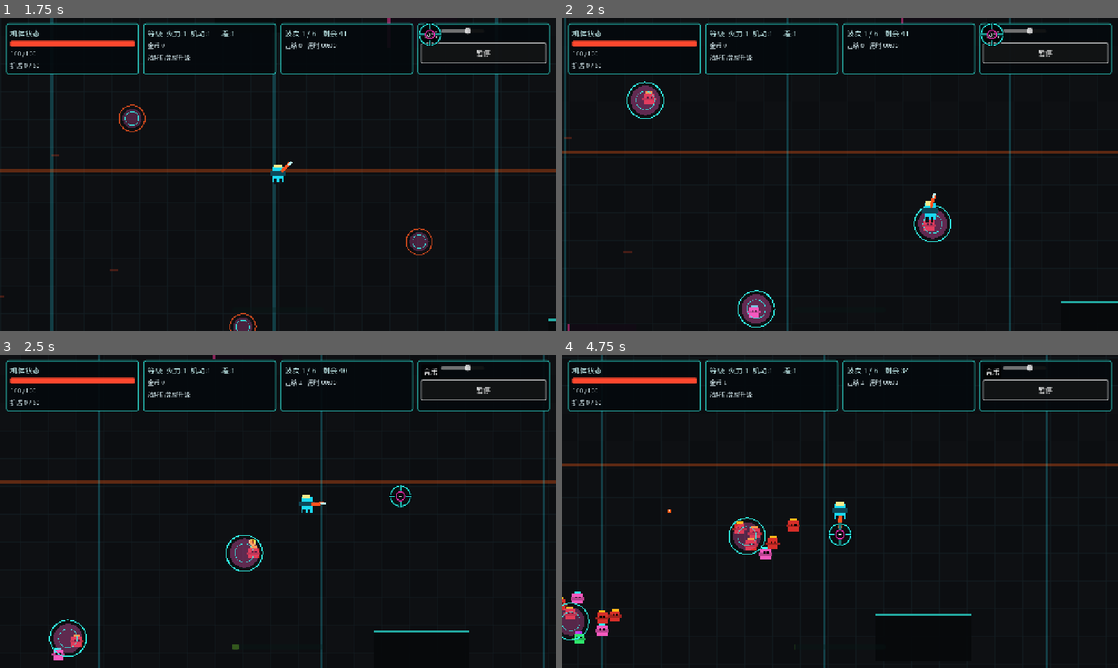
Above: before the commit, frames 1-4 (two rows, left to right).
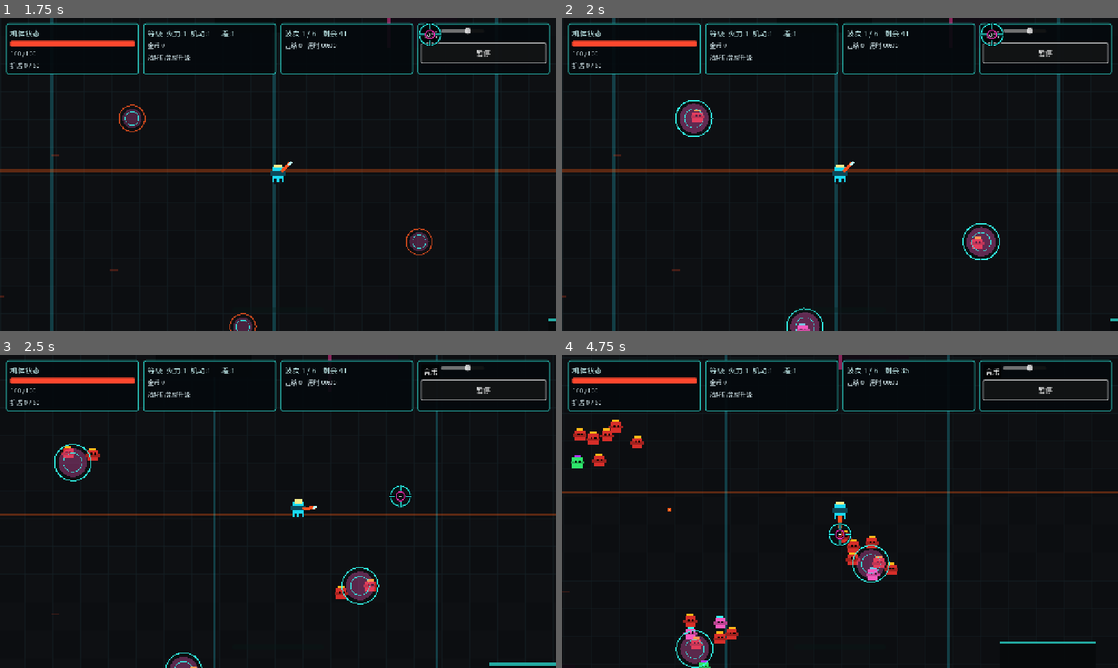
Above: after the commit, the same moments.

Repository: xiejiamincyq/2d-game
Game: Godot game, scene res://scenes/Main.tscn
Two runs of this game, one before a commit and one after it. Both use one fixed random seed, a clock stepped at 60 frames per second and the inputs below.
Inputs (mouse positions are in pixels of both pictures, inside the frame that each line leads up to):
- Up to frame 1 (1.75 s): click "开始清剿" at 0.5 s; click "音乐" at 1.25 s
- Up to frame 2 (2 s): no input
- Up to frame 3 (2.5 s): tap Enter at 2 s; move the mouse to (400, 495) at 2.02 s; hold D (move_right) from 2.03 s (still down); hold Right mouse button (dash_melee) from 2.03 s (still down); tap Space at 2.27 s
- Up to frame 4 (4.75 s): move the mouse to (728, 527) at 2.77 s; release D (move_right) at 2.78 s; release Right mouse button (dash_melee) at 2.78 s; hold S (move_down) 2.78-3.5 s; click (728, 527) at 2.85 s; tap Space at 3.02 s; click "继续" at 3.5 s; click "继续清剿" at 4.25 s

Frame 1 is identical in both runs. In frame 2, 7.3% of the frame differs, in the area x 0-100%, y 0-100%; in frame 3, 6.0%; in frame 4, 7.0%.

Commit message:
fix: prevent zero-input spawn displacement

Diff:
--- a/scripts/Main.gd
+++ b/scripts/Main.gd
@@ -493,6 +493,11 @@
 	]
 	match run_state:
 		RunState.PLAYING:
+			var camera := player.get_node_or_null("PlayerCamera") as Camera2D if player != null else null
+			if camera != null:
+				# A restored/spawned player may have moved while the camera was
+				# paused. Do not animate that setup correction as player movement.
+				camera.reset_smoothing()
 			ui.hide_start_screen()
 			ui.hide_settlement()
 			ui.hide_manual_pause()
--- a/scripts/actors/Player.gd
+++ b/scripts/actors/Player.gd
@@ -37,6 +37,8 @@
 const BASE_BODY_RADIUS: float = 13.0
 const BODY_RADIUS: float = BASE_BODY_RADIUS * PLAYER_SIZE_SCALE
 const PROJECTILE_SPAWN_OFFSET: float = 25.0 * PLAYER_SIZE_SCALE
+const PLAYER_COLLISION_LAYER: int = 2
+const PLAYER_COLLISION_MASK: int = 0
 const MAX_WEAPON_LINES: int = 8
 const MAX_FIRE_RATE_MULTIPLIER: float = 4.0
 const FAMILY_DAMAGE_PER_LEVEL: float = 1.05
@@ -105,6 +107,11 @@
 
 func _ready() -> void:
 	add_to_group("player")
+	# Enemy contact damage is resolved explicitly by attack distance. Keeping the
+	# player out of body collision prevents CharacterBody recovery from shoving
+	# an idle player when a newly spawned or charging enemy overlaps them.
+	collision_layer = PLAYER_COLLISION_LAYER
+	collision_mask = PLAYER_COLLISION_MASK
 	var shape := CollisionShape2D.new()
 	shape.name = "PlayerCollision"
 	var circle := CircleShape2D.new()
--- a/scripts/tests/MovementTest.gd
+++ b/scripts/tests/MovementTest.gd
@@ -2,6 +2,7 @@
 
 const MainScript = preload("res://scripts/Main.gd")
 const PlayerScript = preload("res://scripts/actors/Player.gd")
+const EnemyScript = preload("res://scripts/actors/Enemy.gd")
 const TestSupport = preload("res://scripts/tests/TestSupport.gd")
 
 var assertions := 0
@@ -64,6 +65,36 @@
 		player.queue_free()
 		await process_frame
 
+	var overlap_player: Node = PlayerScript.new()
+	overlap_player.world_bounds = Rect2(-1000.0, -1000.0, 2000.0, 2000.0)
+	root.add_child(overlap_player)
+	await process_frame
+	overlap_player.set_physics_process(false)
+	var overlapping_enemy: Node = EnemyScript.new()
+	overlapping_enemy.setup(EnemyScript.EnemyKind.SCRAPPER, 1, root, overlap_player)
+	root.add_child(overlapping_enemy)
+	overlapping_enemy.set_physics_process(false)
+	overlapping_enemy.global_position = Vector2(10.0, 0.0)
+	await physics_frame
+	var overlap_spawn_position: Vector2 = overlap_player.global_position
+	overlap_player._update_movement(Vector2.ZERO)
+	if not _assert_true(
+		overlap_player.global_position == overlap_spawn_position,
+		"zero-input collision recovery displaced the player from its spawn position"
+	):
+		return
+	var health_before_contact: float = overlap_player.health.current_health
+	overlapping_enemy._update_melee_attack(0.0, overlap_player, 10.0)
+	overlapping_enemy._update_melee_attack(overlapping_enemy.attack_windup, overlap_player, 10.0)
+	if not _assert_true(
+		overlap_player.health.current_health < health_before_contact,
+		"collision isolation disabled explicit enemy contact damage"
+	):
+		return
+	overlapping_enemy.queue_free()
+	overlap_player.queue_free()
+	await process_frame
+
 	var scene: Node = MainScript.new()
 	root.add_child(scene)
 	await process_frame
@@ -84,6 +115,15 @@
 	if not _assert_true(scene.player.global_position.x > 0.0, "spawn input guard did not release after a neutral movement frame"):
 		return
 	var camera: Camera2D = scene.player.get_node("PlayerCamera")
+	scene._transition_to(scene.RunState.PAUSED)
+	scene.player.global_position = Vector2(420.0, -180.0)
+	scene._transition_to(scene.RunState.PLAYING)
+	await physics_frame
+	if not _assert_true(
+		camera.get_screen_center_position().distance_to(scene.player.global_position) <= 0.5,
+		"camera smoothing made the player appear to move after a restored spawn"
+	):
+		return
 	if not _assert_true(camera.position_smoothing_enabled, "recommended camera profile disabled smoothing"):
 		return
 	if not _assert_true(
Not shown, changed: tasks/plan.md
Not shown, changed: tasks/todo.md
